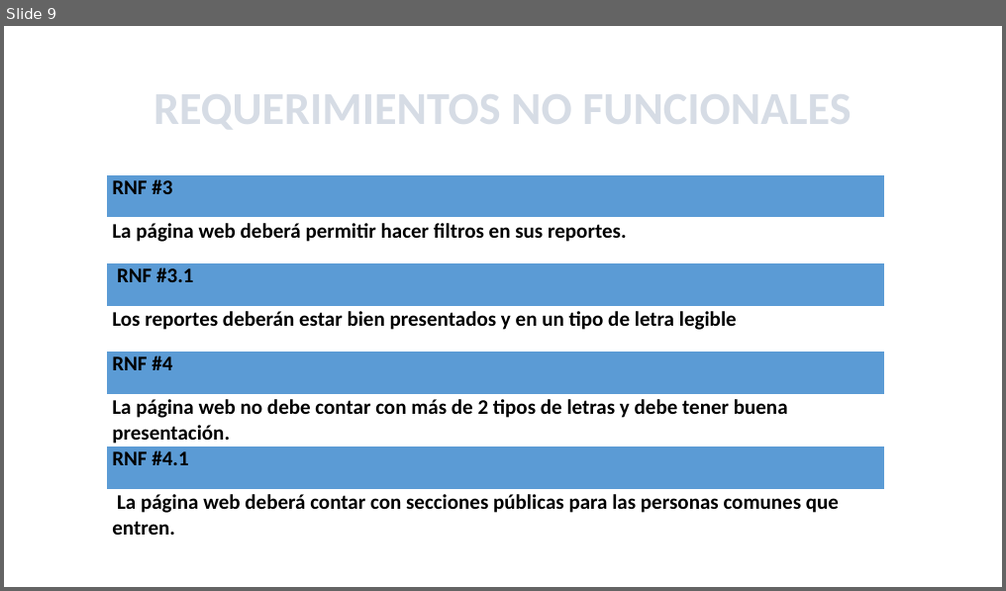
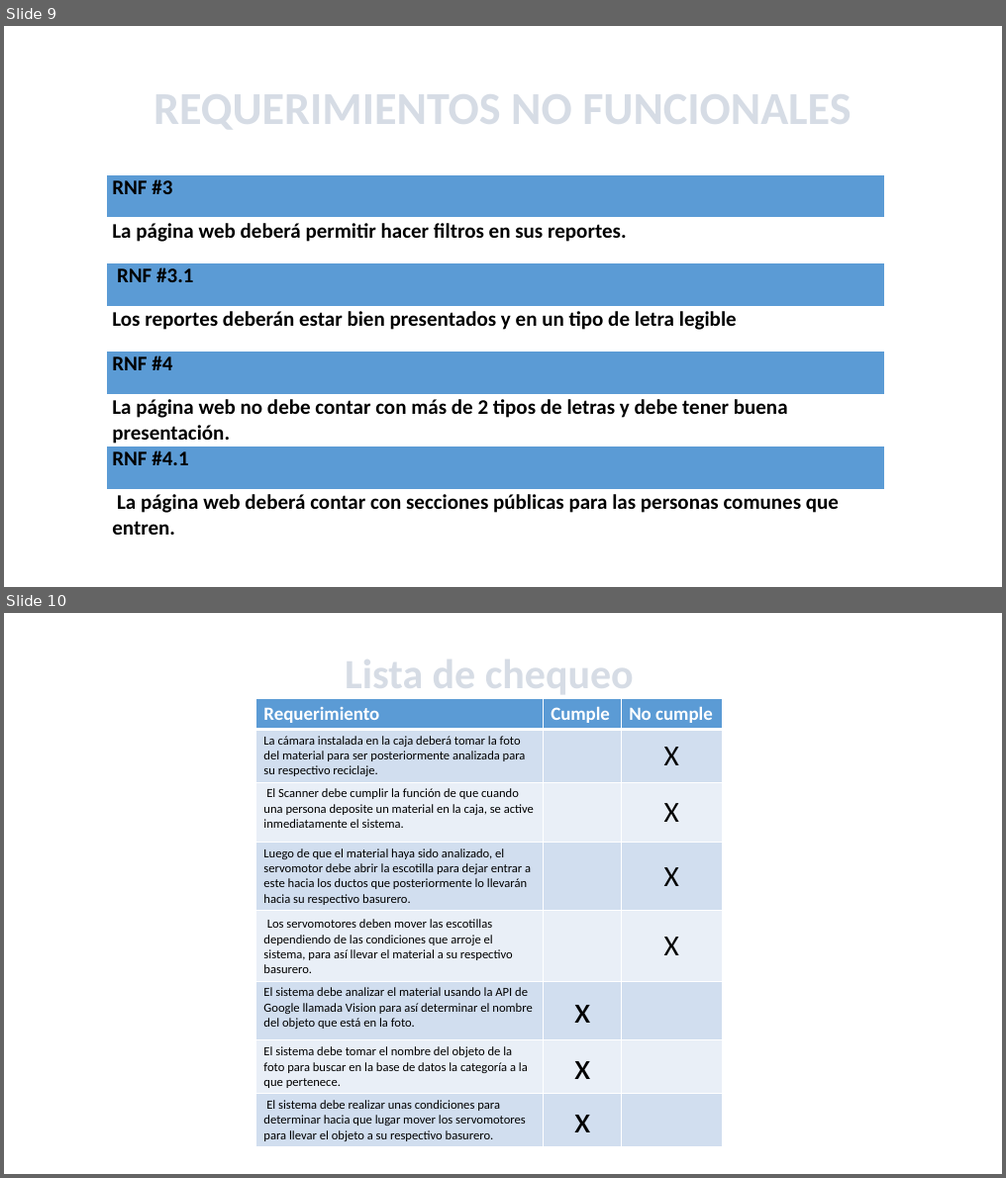
Before and after one commit to Kathar6/A.R.I, a slide deck: Documentos/RECICLAJE INTELIGENTE.pptx. Shown one above the other, each under a label of ours: slide 9 before the commit, slides 9 and 10 after it. The pictures are 1006x591 and 1006x1178 pixels, drawn with LibreOffice and Linux fonts; fonts in the diff are those of the drawing; background and template pictures are left out. Boxes give left, top, right and bottom in pixels: in the first picture for what was removed or moved away, otherwise in the second. Text is boxed around its words. In the diff, an @@ line names an element or a change of style, - is before the commit and + after.

Commit message:
Presentación con lista de chequeo

```diff
--- a/Documentos/RECICLAJE INTELIGENTE.pptx
+++ b/Documentos/RECICLAJE INTELIGENTE.pptx
@@ slide 10 added at box(4, 613, 1002, 1174), background picture (left out) @@
@@ title added at box(345, 660, 634, 694), 40 pt, text pattern #44546A on #D6DCE5, bold @@
+Lista de chequeo
@@ table added at box(256, 699, 722, 1146), 8 rows, 3 columns @@
+Requerimiento | Cumple | No cumple
+La cámara instalada en la caja deberá tomar la foto del material para ser posteriormente analizada para su respectivo reciclaje. |  | X
+El Scanner debe cumplir la función de que cuando una persona deposite un material en la caja, se active inmediatamente el sistema. |  | X
+Luego de que el material haya sido analizado, el servomotor debe abrir la escotilla para dejar entrar a este hacia los ductos que posteriormente lo llevarán hacia su respectivo basurero. |  | X
+Los servomotores deben mover las escotillas dependiendo de las condiciones que arroje el sistema, para así llevar el material a su respectivo basurero. |  | X
+El sistema debe analizar el material usando la API de Google llamada Vision para así determinar el nombre del objeto que está en la foto. | x | 
+El sistema debe tomar el nombre del objeto de la foto para buscar en la base de datos la categoría a la que pertenece. | x | 
+El sistema debe realizar unas condiciones para determinar hacia que lugar mover los servomotores para llevar el objeto a su respectivo basurero. | x | 
```
Also in this commit, not shown: 2 slides changed, 3 other slides added.
